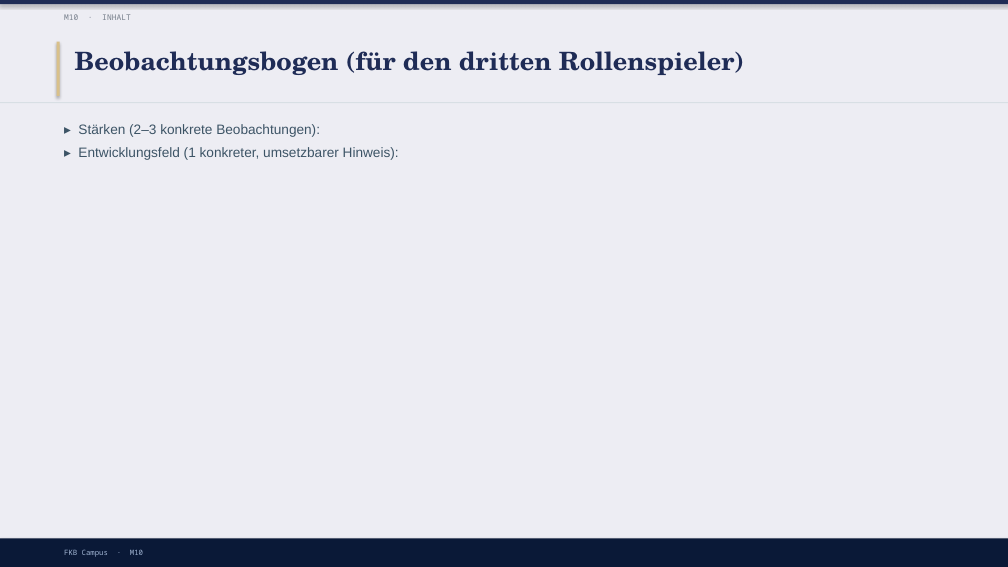
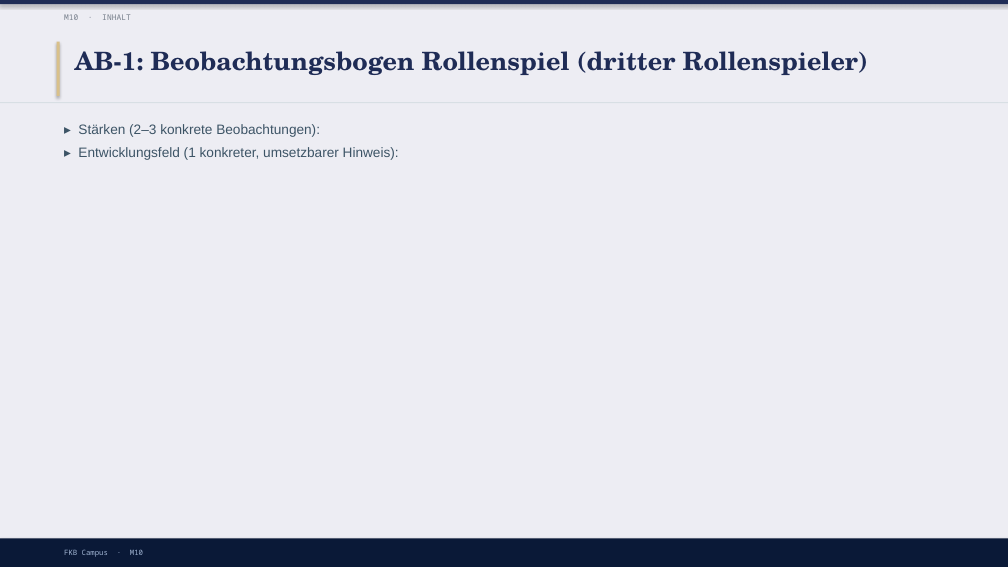
Before and after one commit to ck5rqc47pr-byte/firmenkundenakademie-online, a slide deck: slide 9 of protected-downloads/praesentation/M10.pptx. Drawn at 1008x567 pixels with LibreOffice and Linux fonts; fonts in the diff are those of the drawing. Boxes give left, top, right and bottom in pixels: in the first picture for what was removed or moved away, otherwise in the second. Text is boxed around its words. In the diff, an @@ line names an element or a change of style, - is before the commit and + after.

```diff
--- a/protected-downloads/praesentation/M10.pptx
+++ b/protected-downloads/praesentation/M10.pptx
@@ text at <box>75,51,868,75</box>: text changed @@
-Beobachtungsbogen (für den dritten Rollenspieler)
+AB-1: Beobachtungsbogen Rollenspiel (dritter Rollenspieler)
```
Also in this commit, not shown: 41 other files.
